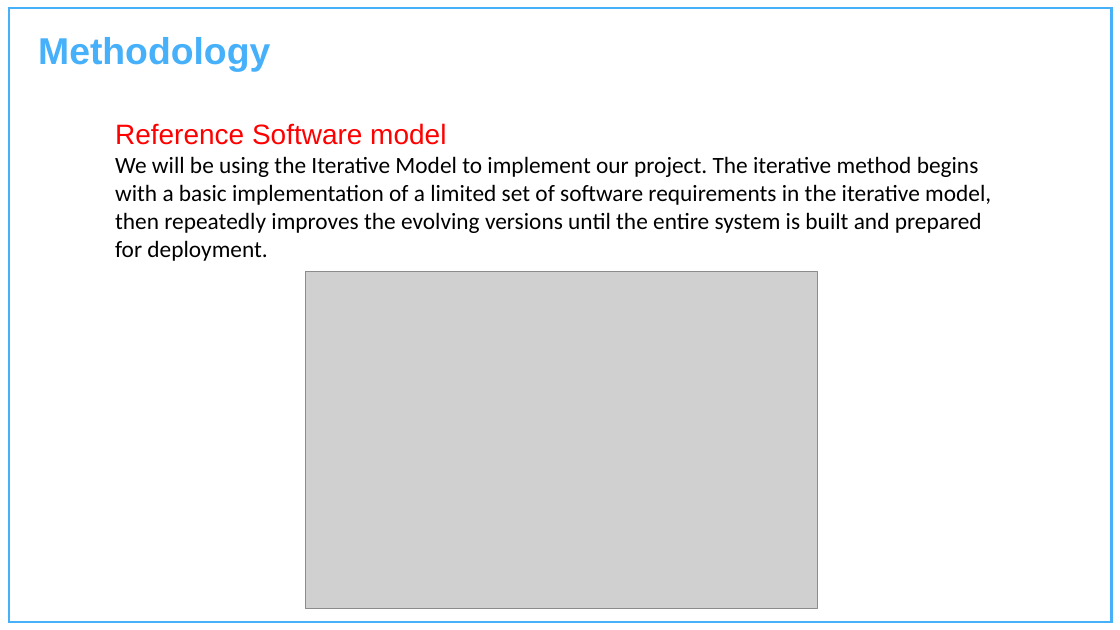
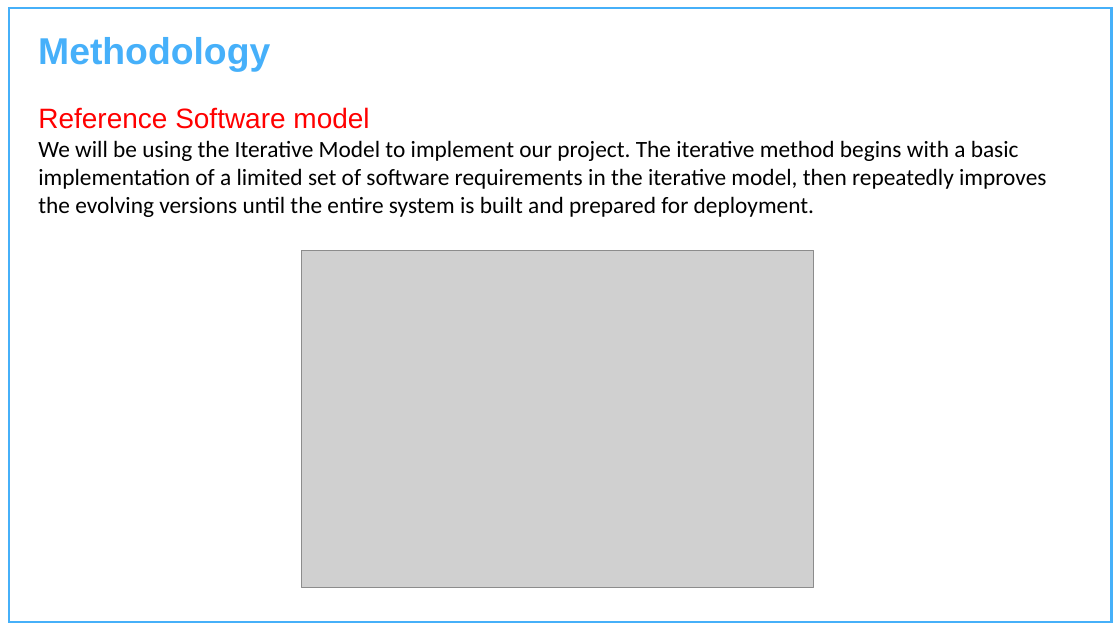
Before and after one commit to Charu-2718/AdaptiPlan, a slide deck: slide 9 of Project Presentation Template.pptx. Drawn at 1120x630 pixels with LibreOffice and Linux fonts; fonts in the diff are those of the drawing; grey boxes stand for pictures; background and template pictures are left out. Boxes give left, top, right and bottom in pixels: in the first picture for what was removed or moved away, otherwise in the second. Text is boxed around its words. In the diff, an @@ line names an element or a change of style, - is before the commit and + after.

```diff
--- a/Project Presentation Template.pptx
+++ b/Project Presentation Template.pptx
@@ text "Reference Software model" rewrapped from [115, 123, 991, 261] to [38, 107, 1046, 217] @@
@@ picture: place and size @@
-picture at [305, 271, 818, 609]
+picture at [302, 250, 814, 588]
```
Also in this commit, not shown: 7 other slides changed, 1 other file.
